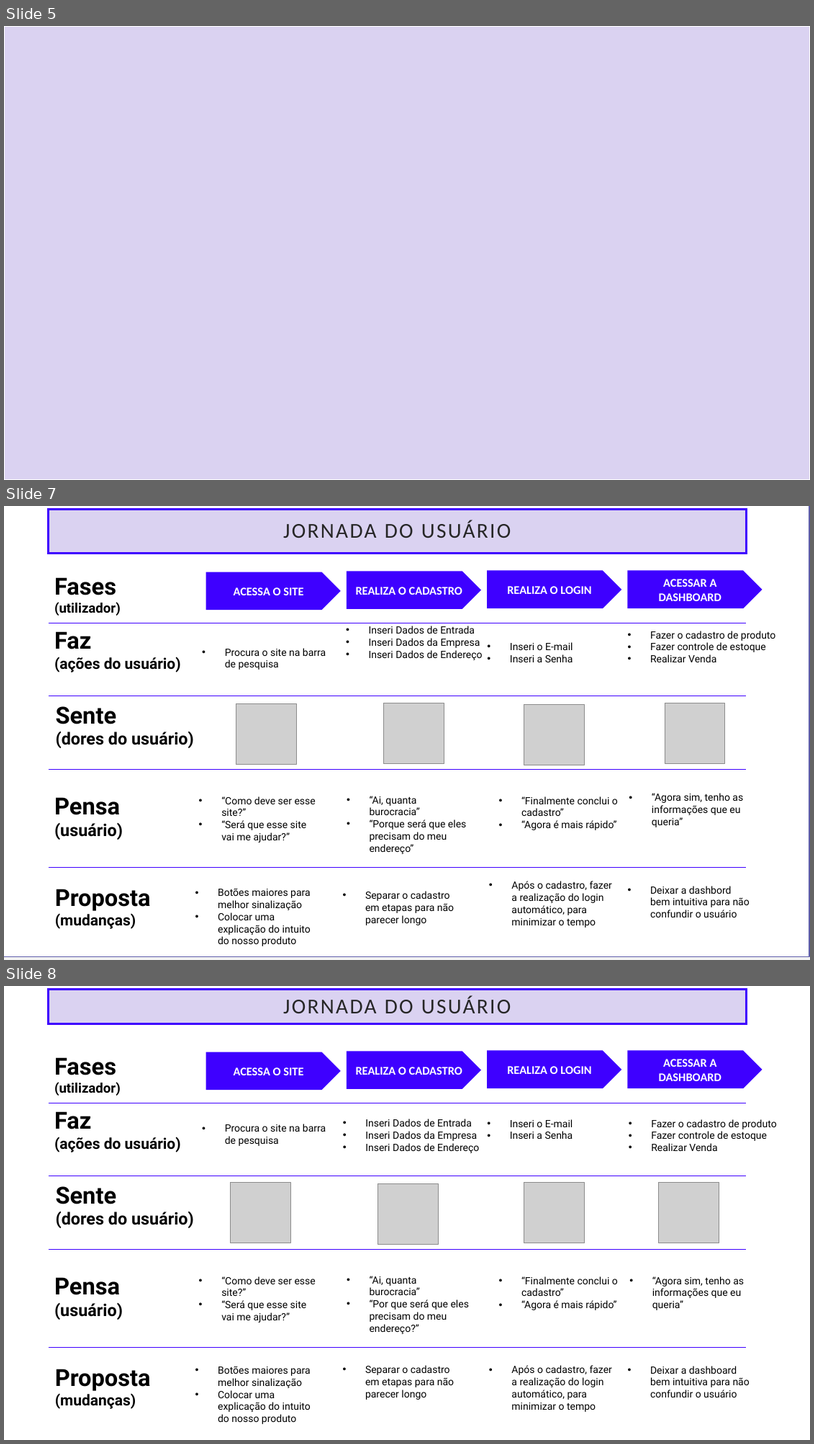
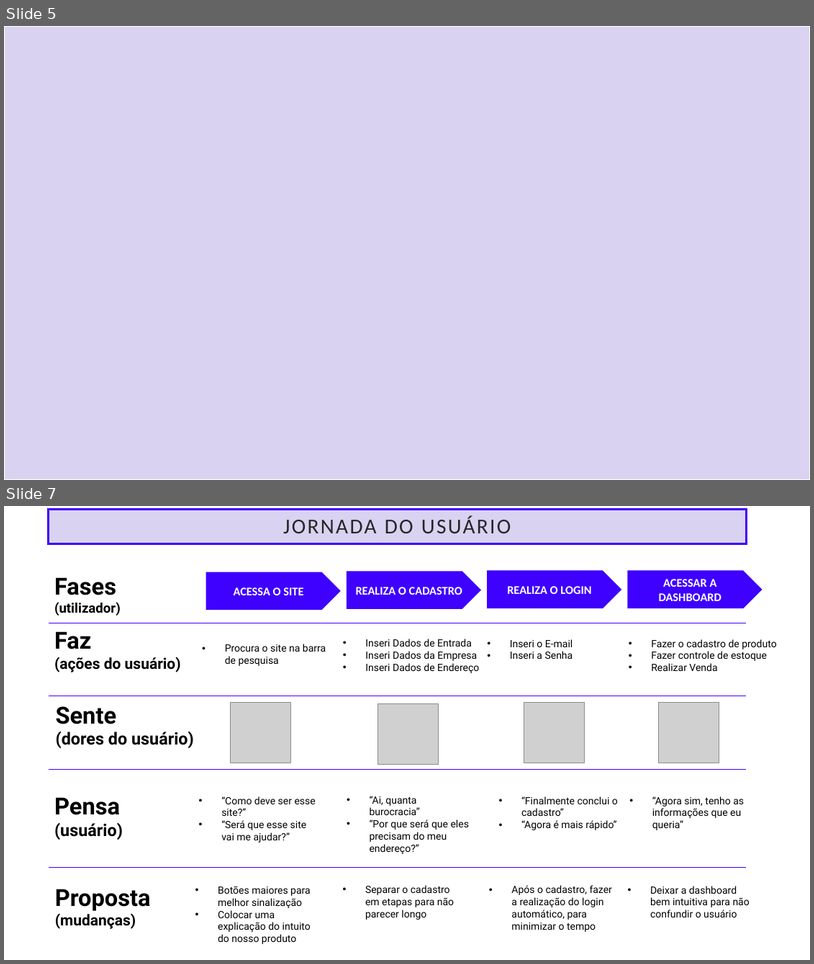
Before and after one commit to ogabrielalves/Sollute, a slide deck: Apresentação/Apresentação-Sollute.pptx. Shown one above the other, each under a label of ours: slides 5, 7 and 8 before the commit, slides 5 and 7 after it; the slides between them are not shown. The pictures are 814x1444 and 814x964 pixels, drawn with LibreOffice and Linux fonts; fonts in the diff are those of the drawing; grey boxes stand for pictures; background and template pictures are left out. Boxes give left, top, right and bottom in pixels: in the first picture for what was removed or moved away, otherwise in the second. Text is boxed around its words. In the diff, an @@ line names an element or a change of style, - is before the commit and + after.

```diff
--- a/Apresentação/Apresentação-Sollute.pptx
+++ b/Apresentação/Apresentação-Sollute.pptx
@@ slide 7 removed at box(4, 506, 810, 960), background #F2F2F2 @@
@@ rectangle removed at box(4, 506, 810, 956) @@
@@ title removed at box(49, 510, 747, 554) @@
-JORNADA DO USUÁRIO
@@ pentagon arrow removed at box(487, 570, 622, 608) @@
-REALIZA O LOGIN
@@ pentagon arrow removed at box(628, 570, 763, 608) @@
-ACESSAR A DASHBOARD
@@ text removed at box(54, 577, 121, 615) @@
-Fases (utilizador)
@@ pentagon arrow removed at box(206, 572, 341, 610) @@
-ACESSA O SITE
@@ pentagon arrow removed at box(347, 572, 482, 610) @@
-REALIZA O CADASTRO
@@ line removed from (49, 623) to (747, 623) @@
@@ text removed at box(54, 631, 181, 672) @@
-Faz
-(ações do usuário)
@@ text removed at box(369, 626, 482, 660) @@
-• Inseri Dados de Entrada
-• Inseri Dados da Empresa
-• Inseri Dados de Endereço
@@ text removed at box(651, 631, 776, 662) @@
-• Fazer o cadastro de produto
-• Fazer controle de estoque
-• Realizar Venda
@@ text removed at box(225, 648, 326, 669) @@
-• Procura o site na barra de pesquisa
@@ text removed at box(510, 642, 574, 662) @@
-• Inseri o E-mail
-• Inseri a Senha
@@ line removed from (49, 695) to (747, 695) @@
@@ text removed at box(56, 706, 194, 748) @@
-Sente
-(dores do usuário)
@@ picture removed at box(237, 703, 297, 764) @@
@@ picture removed at box(384, 703, 445, 763) @@
@@ picture removed at box(525, 705, 585, 765) @@
@@ picture removed at box(665, 703, 725, 763) @@
@@ line removed from (49, 769) to (747, 769) @@
@@ text removed at box(54, 797, 123, 839) @@
-Pensa
-(usuário)
@@ text removed at box(221, 796, 316, 842) @@
-• “Como deve ser esse site?”
-• “Será que esse site vai me ajudar?”
@@ text removed at box(370, 795, 466, 854) @@
-• “Ai, quanta burocracia”
-• “Porque será que eles precisam do meu endereço”
@@ text removed at box(522, 796, 618, 830) @@
-• “Finalmente conclui o cadastro”
-• “Agora é mais rápido”
@@ text removed at box(652, 793, 743, 827) @@
-• “Agora sim, tenho as informações que eu queria”
@@ line removed from (49, 867) to (747, 867) @@
@@ text removed at box(55, 888, 151, 929) @@
-Proposta
-(mudanças)
@@ text removed at box(218, 888, 311, 946) @@
-• Botões maiores para melhor sinalização
-• Colocar uma explicação do intuito do nosso produto
@@ text removed at box(365, 890, 454, 925) @@
-• Separar o cadastro em etapas para não parecer longo
@@ text removed at box(512, 880, 612, 927) @@
-• Após o cadastro, fazer a realização do login automático, para minimizar o tempo
@@ text removed at box(651, 885, 750, 917) @@
-• Deixar a dashbord bem intuitiva para não confundir o usuário
@@ what was slide 8 is now slide 7 @@
```
Also in this commit, not shown: 2 slides changed.
